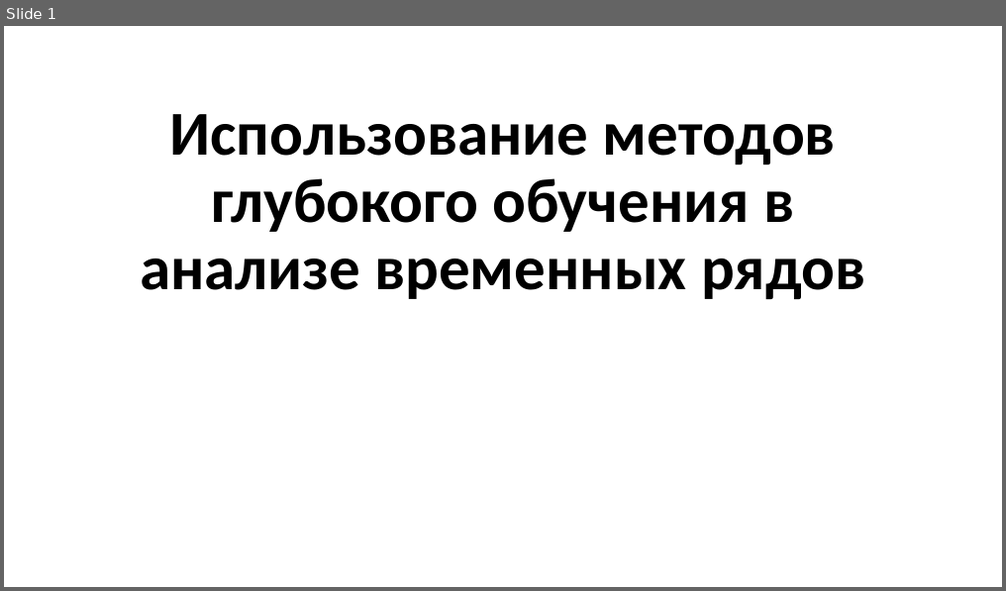
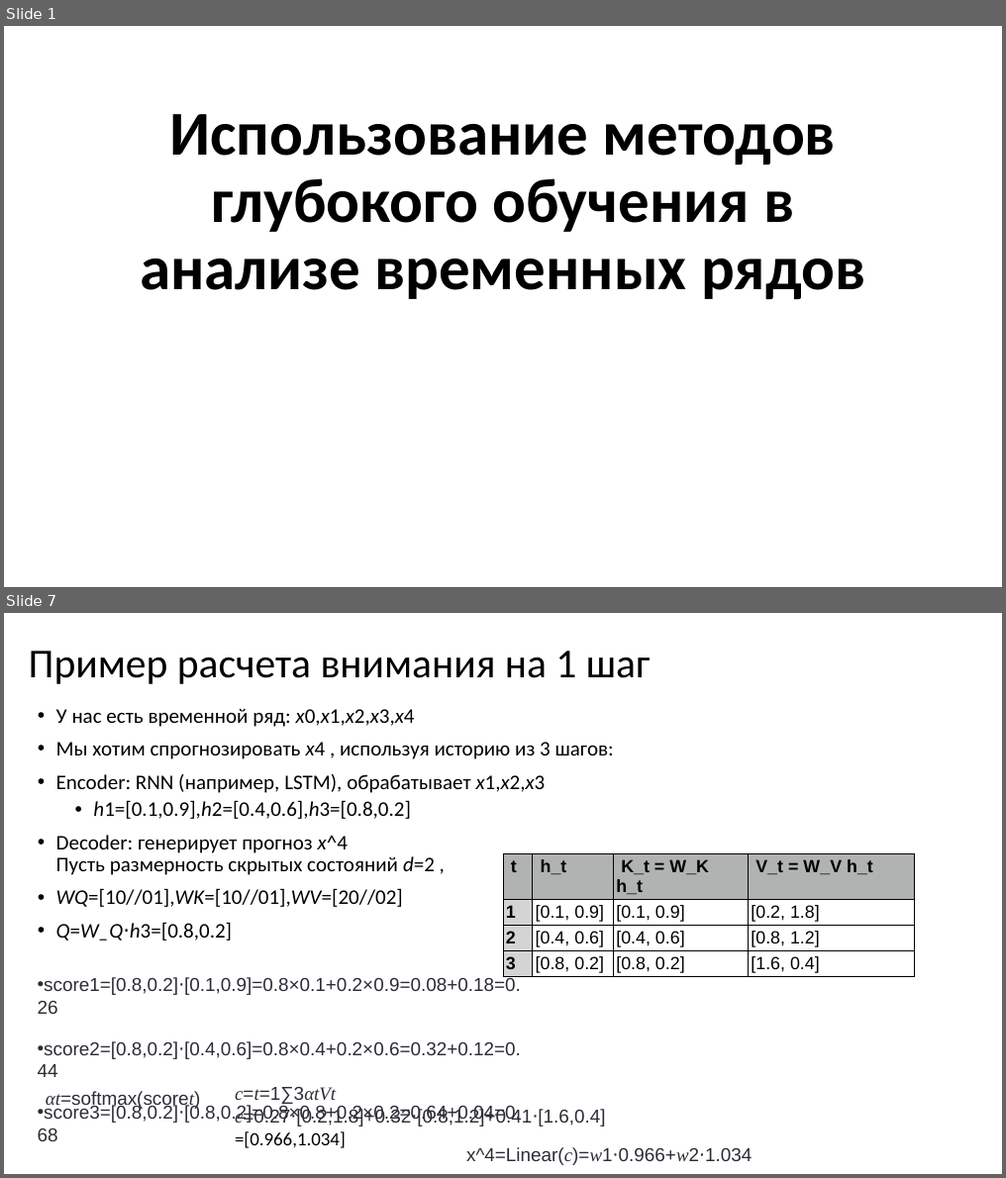
Before and after one commit to MVRonkin/TimeSeriesCourse, a slide deck: 2025/LEC/07-3 Transformers.pptx. Shown one above the other, each under a label of ours: slide 1 before the commit, slides 1 and 7 after it; the slides between them are not shown. The pictures are 1006x591 and 1006x1178 pixels, drawn with LibreOffice and Linux fonts; fonts in the diff are those of the drawing. Boxes give left, top, right and bottom in pixels: in the first picture for what was removed or moved away, otherwise in the second. Text is boxed around its words. In the diff, an @@ line names an element or a change of style, - is before the commit and + after.

```diff
--- a/2025/LEC/07-3 Transformers.pptx
+++ b/2025/LEC/07-3 Transformers.pptx
@@ slide 7 added at [4,613,1002,1174], background #FFFFFF @@
@@ title added at [29,651,650,684], 39.6 pt, text #000000 @@
+Пример расчета внимания на 1 шаг
@@ text added at [56,708,614,941], 20 pt, text #000000 @@
+• У нас есть временной ряд: x0,x1,x2,x3,x4
+• Мы хотим спрогнозировать x4 , используя историю из 3 шагов:
+• Encoder: RNN (например, LSTM), обрабатывает x1,x2,x3
+  • h1=[0.1,0.9],h2=[0.4,0.6],h3=[0.8,0.2]
+• Decoder: генерирует прогноз x^4
+  Пусть размерность скрытых состояний d=2 ,
+• WQ=[10//01],WK=[10//01],WV=[20//02]
+• Q=W_Q⋅h3=[0.8,0.2]
@@ table added at [503,854,915,977], 4 rows, 4 columns @@
+t | h_t | K_t = W_K h_t | V_t = W_V h_t
+1 | [0.1, 0.9] | [0.1, 0.9] | [0.2, 1.8]
+2 | [0.4, 0.6] | [0.4, 0.6] | [0.8, 1.2]
+3 | [0.8, 0.2] | [0.8, 0.2] | [1.6, 0.4]
@@ text added at [38,977,521,1142], 18 pt, text #2C2C36 @@
+• score1=[0.8,0.2]⋅[0.1,0.9]=0.8×0.1+0.2×0.9=0.08+0.18=0.26
+• score2=[0.8,0.2]⋅[0.4,0.6]=0.8×0.4+0.2×0.6=0.32+0.12=0.44
+• score3=[0.8,0.2]⋅[0.8,0.2]=0.8×0.8+0.2×0.2=0.64+0.04=0.68
@@ text added at [235,1087,605,1149], 18 pt, text #2C2C36 @@
+c=t=1∑3αtVt
+c=0.27⋅[0.2,1.8]+0.32⋅[0.8,1.2]+0.41⋅[1.6,0.4] =[0.966,1.034]
@@ text added at [46,1091,200,1109], 18 pt, text #2C2C36 @@
+αt=softmax(scoret)
@@ text added at [466,1148,751,1165], 18 pt, text #2C2C36 @@
+x^4=Linear(c)=w1⋅0.966+w2⋅1.034
```
Also in this commit, not shown: 2 slides changed, 11 other slides added, 37 slides removed.
